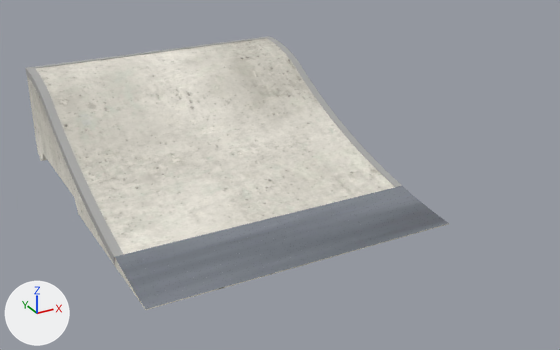
Two versions of the glTF model public/katalog/modelle/jump-ramp-sjr-45.gltf, one commit apart.
Camera for both pictures: a camera (50 mm lens) standing at (-1.27, -2.81, 1.4) and looking at (0.25, -0.05, 0.02). Arrows for +X, +Y and +Z are at lower left; the lights stay in place. The older version comes first. Vertices at exactly the same position are counted once.

Names of what the first picture shows: 'SK0646_Jump-Ramp_SJR-45.001'.
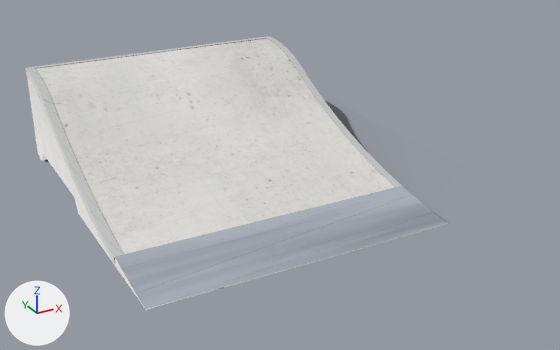
Where the change shows, as pixel boxes (x1, y1, x2, y2) in the pictures (560 x 350 px):
'SK0646_Jump-Ramp_SJR-45.001', surface changed: (26, 36, 449, 310) in both
'Schatten', added: after (45, 101, 366, 162)

The change, as a diff of the scene's bpy script:
```diff
--- a/public/katalog/modelle/jump-ramp-sjr-45.gltf.py
+++ b/public/katalog/modelle/jump-ramp-sjr-45.gltf.py
@@ img_jump_ramp_sjr_45_licht @@
+img_jump_ramp_sjr_45_licht = load_image('jump-ramp-sjr-45_licht', 'texturen/jump-ramp-sjr-45_licht.jpg', 2048, 2048, 'sRGB')
@@ img_jump_ramp_sjr_45_schatten @@
+img_jump_ramp_sjr_45_schatten = load_image('jump-ramp-sjr-45_schatten', 'texturen/jump-ramp-sjr-45_schatten.png', 417, 411, 'sRGB')
@@ mat_beton_web_065 @@
 mat_beton_web_065 = bpy.data.materials.new('Beton_web.065')
-# nodes: BsdfPrincipled, NormalMap, OutputMaterial, TexImage x2, UVMap x2
-# uses the picture img_jump_ramp_sjr_45_farbe
-# uses the picture img_jump_ramp_sjr_45_normal
+# nodes: BsdfTransparent, Emission, LightPath, MixShader, OutputMaterial, TexImage, UVMap
+# uses the picture img_jump_ramp_sjr_45_licht
@@ mat_stahl_web_053 @@
 mat_stahl_web_053 = bpy.data.materials.new('Stahl_web.053')
-# nodes: BsdfPrincipled, NormalMap, OutputMaterial, TexImage x2, UVMap x2
-# uses the picture img_jump_ramp_sjr_45_farbe
-# uses the picture img_jump_ramp_sjr_45_normal
+# nodes: BsdfTransparent, Emission, LightPath, MixShader, OutputMaterial, TexImage, UVMap
+# uses the picture img_jump_ramp_sjr_45_licht
@@ mat_kantenwinkel_web_040 @@
 mat_kantenwinkel_web_040 = bpy.data.materials.new('Kantenwinkel_web.040')
-# nodes: BsdfPrincipled, NormalMap, OutputMaterial, TexImage x2, UVMap x2
-# uses the picture img_jump_ramp_sjr_45_farbe
-# uses the picture img_jump_ramp_sjr_45_normal
+# nodes: BsdfTransparent, Emission, LightPath, MixShader, OutputMaterial, TexImage, UVMap
+# uses the picture img_jump_ramp_sjr_45_licht
@@ mat_schatten_059 @@
+mat_schatten_059 = bpy.data.materials.new('Schatten.059')
+# uses the picture img_jump_ramp_sjr_45_schatten
@@ me_sk0646_jump_ramp_sjr_45_001 @@
 me_sk0646_jump_ramp_sjr_45_001.from_pydata(...)  # 204 vertices, 242 faces; spans x -0.63..0.63, y -0.75..0.75, z 0.0..0.43
 # used by ob_sk0646_jump_ramp_sjr_45_001; location = (0.0, 0.0, 0.0)
+# me_sk0646_jump_ramp_sjr_45_001 part 1: 53 kept faces spanning x -0.63..0.63, y -0.75..0.75, z 0.0..0.43 get new texture (UV) coordinates
 me_sk0646_jump_ramp_sjr_45_001.materials.append(mat_beton_web_065)
@@ me_schatten @@
+me_schatten.from_pydata(...)  # 4 vertices, 2 faces; spans x -0.64..1.06, y -0.77..0.91, z 0.0
+me_schatten.materials.append(mat_schatten_059)
@@ ob_schatten @@
+ob_schatten = bpy.data.objects.new('Schatten', me_schatten)
+ob_schatten.location = (0.0, 0.0, 0.0)
```
